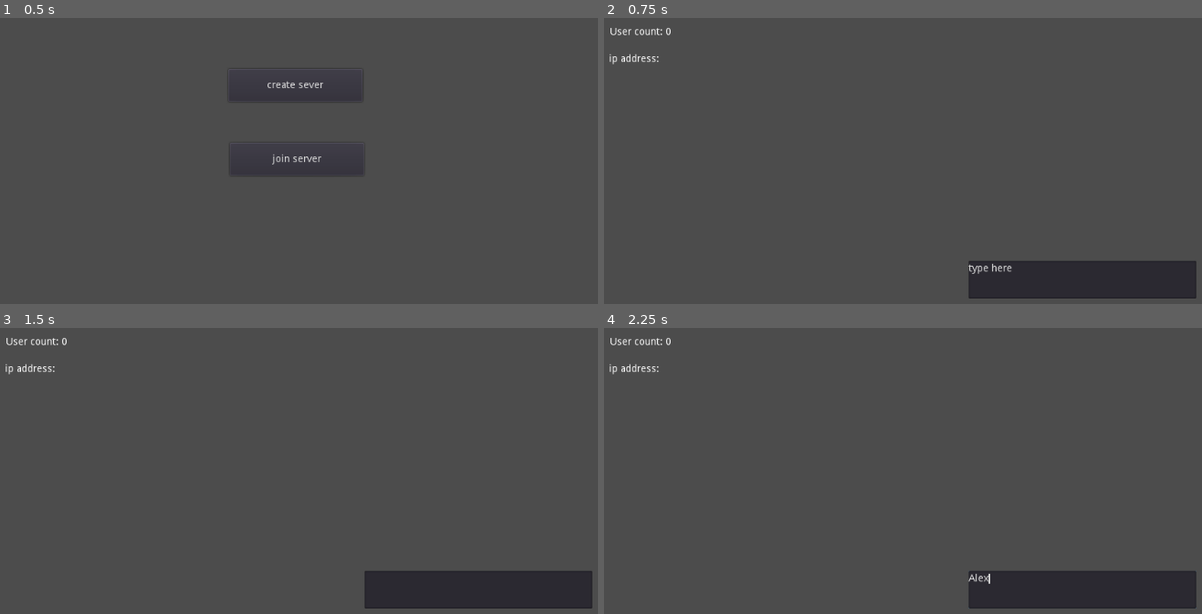
Above: before the commit, frames 1-4 (two rows, left to right).
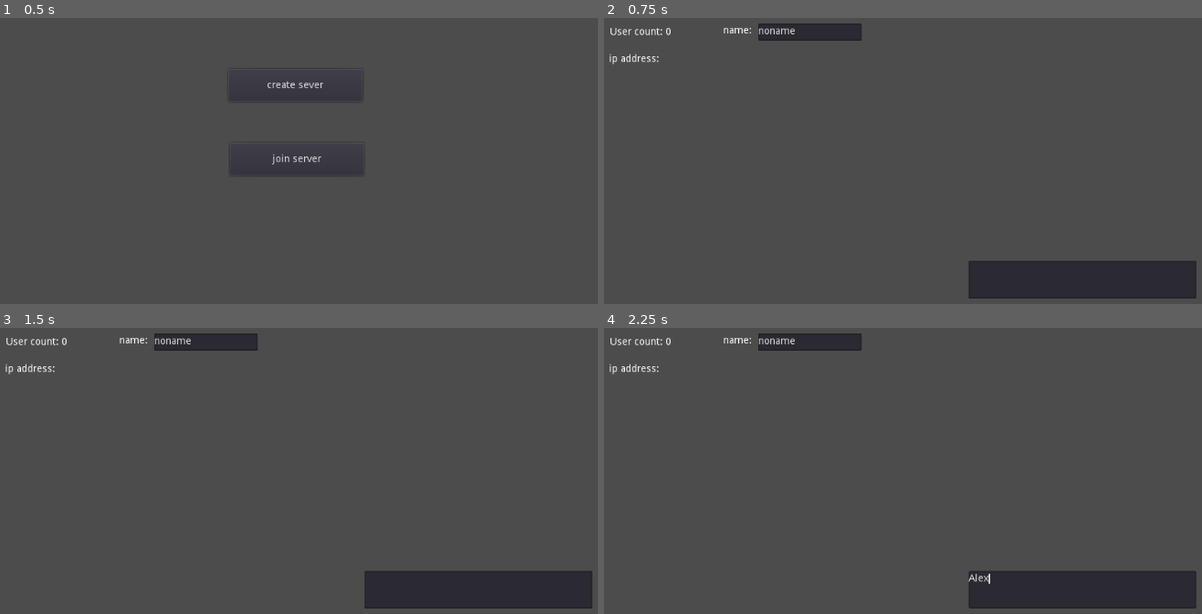
Above: after the commit, the same moments.

Repository: BeatMil/anti_air
Game: Godot game, scene res://scene/menu.tscn
Two runs of this game, one before a commit and one after it. Both use one fixed random seed, a clock stepped at 60 frames per second and the inputs below.
Inputs (mouse positions are in pixels of both pictures, inside the frame that each line leads up to):
- Up to frame 1 (0.5 s): no input
- Up to frame 2 (0.75 s): click "create sever" at 0.5 s
- Up to frame 3 (1.5 s): tap Enter at 1.25, 1.35 s
- Up to frame 4 (2.25 s): click (1082, 591) at 2.02 s; type "Alex" at 2.1 s

Frame 1 is identical in both runs. In frame 2, 1.2% of the frame differs, in the area x 20-69%, y 1-90%; in frame 3, 1.1%; in frame 4, 1.1%.
Error in both runs: Invalid get index '3' (on base: 'Array'). (res://script/menu.gd:12)

Commit message:
I learn how to use remote func XD

Diff:
--- a/scene/client_node.tscn
+++ b/scene/client_node.tscn
@@ -26,11 +26,21 @@
 }
 
 [node name="status_label" type="Label" parent="."]
-margin_left = 73.1783
-margin_top = 64.9994
-margin_right = 198.178
-margin_bottom = 101.999
+margin_left = 252.772
+margin_top = 401.738
+margin_right = 377.772
+margin_bottom = 438.738
 text = "Heyy I'm a label"
+__meta__ = {
+"_edit_use_anchors_": false
+}
+
+[node name="status_label2" type="Label" parent="."]
+margin_left = 211.0
+margin_top = 64.0
+margin_right = 261.0
+margin_bottom = 86.0
+text = "name:"
 __meta__ = {
 "_edit_use_anchors_": false
 }
@@ -55,6 +65,34 @@
 "_edit_use_anchors_": false
 }
 
+[node name="TextEdit_name" type="TextEdit" parent="."]
+margin_left = 258.122
+margin_top = 61.1225
+margin_right = 388.122
+margin_bottom = 83.1225
+__meta__ = {
+"_edit_use_anchors_": false
+}
+
+[node name="ip_Label" type="Label" parent="."]
+margin_left = 213.67
+margin_top = 34.6335
+margin_right = 263.67
+margin_bottom = 56.6335
+text = "ip:"
+__meta__ = {
+"_edit_use_anchors_": false
+}
+
+[node name="TextEdit_ip" type="TextEdit" parent="."]
+margin_left = 256.838
+margin_top = 30.6335
+margin_right = 386.838
+margin_bottom = 52.6335
+__meta__ = {
+"_edit_use_anchors_": false
+}
+
 [node name="chat_display_label" type="Label" parent="."]
 margin_left = 502.0
 margin_top = 5.0
@@ -64,6 +102,19 @@
 "_edit_use_anchors_": false
 }
 
+[node name="Button" type="Button" parent="chat_display_label"]
+margin_left = -217.792
+margin_top = 178.27
+margin_right = -65.7922
+margin_bottom = 222.27
+text = "say bob"
+__meta__ = {
+"_edit_use_anchors_": false
+}
+
 [connection signal="pressed" from="connect_button" to="." method="_on_connect_button_pressed"]
 [connection signal="pressed" from="disconnect_button" to="." method="_on_disconnect_button_pressed"]
 [connection signal="focus_entered" from="chat_textEdit" to="." method="_on_chat_textEdit_focus_entered"]
+[connection signal="focus_entered" from="TextEdit_name" to="." method="_on_chat_textEdit_focus_entered"]
+[connection signal="focus_entered" from="TextEdit_ip" to="." method="_on_chat_textEdit_focus_entered"]
+[connection signal="pressed" from="chat_display_label/Button" to="." method="_on_Button_pressed"]
--- a/scene/sever_node.tscn
+++ b/scene/sever_node.tscn
@@ -30,7 +30,6 @@
 margin_top = 397.0
 margin_right = 861.0
 margin_bottom = 450.0
-text = "type here"
 __meta__ = {
 "_edit_use_anchors_": false
 }
@@ -44,6 +43,26 @@
 "_edit_use_anchors_": false
 }
 
+[node name="chat_display_label2" type="Label" parent="."]
+margin_left = 198.0
+margin_top = 66.0
+margin_right = 242.0
+margin_bottom = 86.0
+text = "name:"
+__meta__ = {
+"_edit_use_anchors_": false
+}
+
+[node name="TextEdit_name" type="TextEdit" parent="."]
+margin_left = 246.82
+margin_top = 63.2929
+margin_right = 391.82
+margin_bottom = 87.2929
+text = "noname"
+__meta__ = {
+"_edit_use_anchors_": false
+}
+
 [connection signal="breakpoint_toggled" from="chat_textEdit" to="." method="_on_TextEdit_breakpoint_toggled"]
 [connection signal="focus_entered" from="chat_textEdit" to="." method="_on_chat_textEdit_focus_entered"]
 [connection signal="text_changed" from="chat_textEdit" to="." method="_on_TextEdit_text_changed"]
--- a/script/chat.gd
+++ b/script/chat.gd
@@ -3,12 +3,23 @@
 var cool_name = "chat node desu"
 
 
-func send_message(msg: String):
+func send_message(msg: String, name: String):
 	var id = get_tree().get_network_unique_id()
 	msg.erase(0, 1)
-	rpc("receive_message", id, msg)
+	rpc("receive_message", id, msg, name)
 
 
-sync func receive_message(id, msg):
+sync func receive_message(id, msg, name):
 	var text_label = get_tree().root.get_children()[1].get_node("chat_display_label")
-	text_label.text += str(id) + ": " + msg + "\n"
+	# text_label.text += str(id) + ": " + msg + "\n"
+	text_label.text += name + ": " + msg + "\n"
+
+
+func say_bob():
+	var id = get_tree().get_network_unique_id()
+	print("local say_bob")
+	rpc("_say_bob", id)
+
+
+remote func _say_bob(id):
+	print("from: " + str(id) + ": bob")
--- a/script/client_node.gd
+++ b/script/client_node.gd
@@ -30,9 +30,9 @@
 
 func _on_connect_button_pressed():
 	var network = NetworkedMultiplayerENet.new()
-	network.create_client(IP_ADDRESS, PORT)
+	network.create_client($TextEdit_ip.text, PORT)
 	get_tree().set_network_peer(network)
-	$status_label.text = "Connect!"
+	$status_label.text = "Connect! " + $TextEdit_ip.text
 
 
 func _on_disconnect_button_pressed():
@@ -43,9 +43,13 @@
 func _input(event):
 	if event is InputEventKey:
 		if event.pressed and event.scancode == KEY_ENTER:
-			chat.send_message($chat_textEdit.text)
+			chat.send_message($chat_textEdit.text, $TextEdit_name.text)
 			$chat_textEdit.text = ""
 
 
 func _on_chat_textEdit_focus_entered():
 	$chat_textEdit.text = ""
+
+
+func _on_Button_pressed():
+	chat.say_bob()
--- a/script/menu.gd
+++ b/script/menu.gd
@@ -10,7 +10,6 @@
 func _ready():
 	print(OS.get_name())
 	print(IP.get_local_addresses()[3])
-	pass # Replace with function body.
 
 
 # Called every frame. 'delta' is the elapsed time since the previous frame.
--- a/script/server.gd
+++ b/script/server.gd
@@ -36,13 +36,13 @@
 
 
 func _on_TextEdit_text_changed():
-	print("text changed!")
+	pass
 
 
 func _input(event):
 	if event is InputEventKey:
 		if event.pressed and event.scancode == KEY_ENTER:
-			chat.send_message($chat_textEdit.text)
+			chat.send_message($chat_textEdit.text, $TextEdit_name.text)
 			$chat_textEdit.text = ""
 
 
